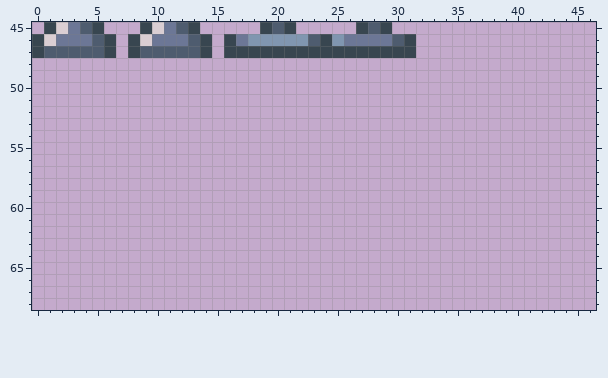
A pixel-art file gets an edit: assets/art/tilesets/world2/world2-tileset.aseprite. Above is the file before it was changed.
311x256 pixels, 1 frame. Colours within 5 levels of each other are drawn and written as one. Shown: x 0..46, y 45..68.
After the commit:
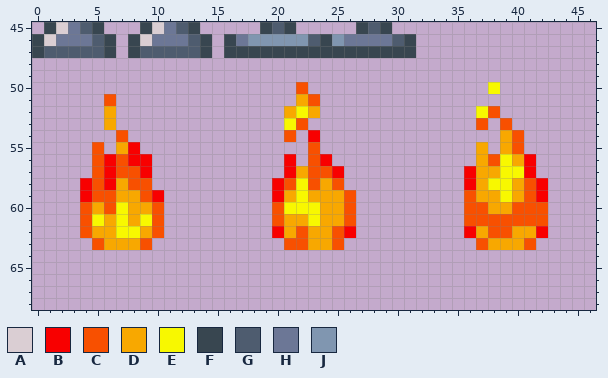
Palette (. is transparent): A #daced3  B #f80000  C #f85000  D #f8a800  E #f8f800  F #384650  G #4e5c6f  H #6c7796  J #8096b0
The exact change:
{"y":50,"x":22,"old":".","new":"C"}
{"y":50,"x":38,"old":".","new":"E"}
{"y":51,"x":6,"old":".","new":"C"}
{"y":51,"x":22,"old":"..","new":"DC"}
{"y":52,"x":6,"old":".","new":"D"}
{"y":52,"x":21,"old":"...","new":"DED"}
{"y":52,"x":37,"old":"..","new":"EC"}
{"y":53,"x":6,"old":".","new":"D"}
{"y":53,"x":21,"old":"..","new":"EC"}
{"y":53,"x":37,"old":".","new":"C"}
{"y":53,"x":39,"old":".","new":"C"}
{"y":54,"x":7,"old":".","new":"C"}
{"y":54,"x":21,"old":".","new":"C"}
{"y":54,"x":23,"old":".","new":"B"}
{"y":54,"x":39,"old":"..","new":"DC"}
{"y":55,"x":5,"old":".","new":"C"}
{"y":55,"x":7,"old":"..","new":"DB"}
{"y":55,"x":23,"old":".","new":"C"}
{"y":55,"x":37,"old":".","new":"D"}
{"y":55,"x":39,"old":"..","new":"DC"}
{"y":56,"x":5,"old":".....","new":"CBCBB"}
{"y":56,"x":21,"old":".","new":"B"}
{"y":56,"x":23,"old":"..","new":"CB"}
{"y":56,"x":37,"old":".....","new":"DCEDB"}
{"y":57,"x":5,"old":".....","new":"CBCCB"}
{"y":57,"x":21,"old":".....","new":"BDCCB"}
{"y":57,"x":36,"old":"......","new":"BDDEEB"}
{"y":58,"x":4,"old":"......","new":"BCBDCC"}
{"y":58,"x":20,"old":"......","new":"BCECDC"}
{"y":58,"x":36,"old":".......","new":"BDEEDCB"}
{"y":59,"x":4,"old":".......","new":"BCCDDCB"}
{"y":59,"x":20,"old":".......","new":"BDEDDDC"}
{"y":59,"x":36,"old":".......","new":"CDDEDCB"}
{"y":60,"x":4,"old":".......","new":"CDCEDDC"}
{"y":60,"x":20,"old":".......","new":"CEEEDDC"}
{"y":60,"x":36,"old":".......","new":"CCDDCCC"}
{"y":61,"x":4,"old":".......","new":"CEDEDEC"}
{"y":61,"x":20,"old":".......","new":"CDDEDDC"}
{"y":61,"x":36,"old":".......","new":"CCCCCCC"}
{"y":62,"x":4,"old":".......","new":"CDDEEDC"}
{"y":62,"x":20,"old":".......","new":"BDCDDCB"}
{"y":62,"x":36,"old":".......","new":"BDCCDDB"}
{"y":63,"x":5,"old":".....","new":"CDDDC"}
{"y":63,"x":21,"old":".....","new":"CCDDC"}
{"y":63,"x":37,"old":".....","new":"CDDDC"}
{"label":"added","picture_box":[272,82,356,250]}
{"label":"added","picture_box":[464,82,548,250]}
{"label":"added","picture_box":[80,94,164,250]}
